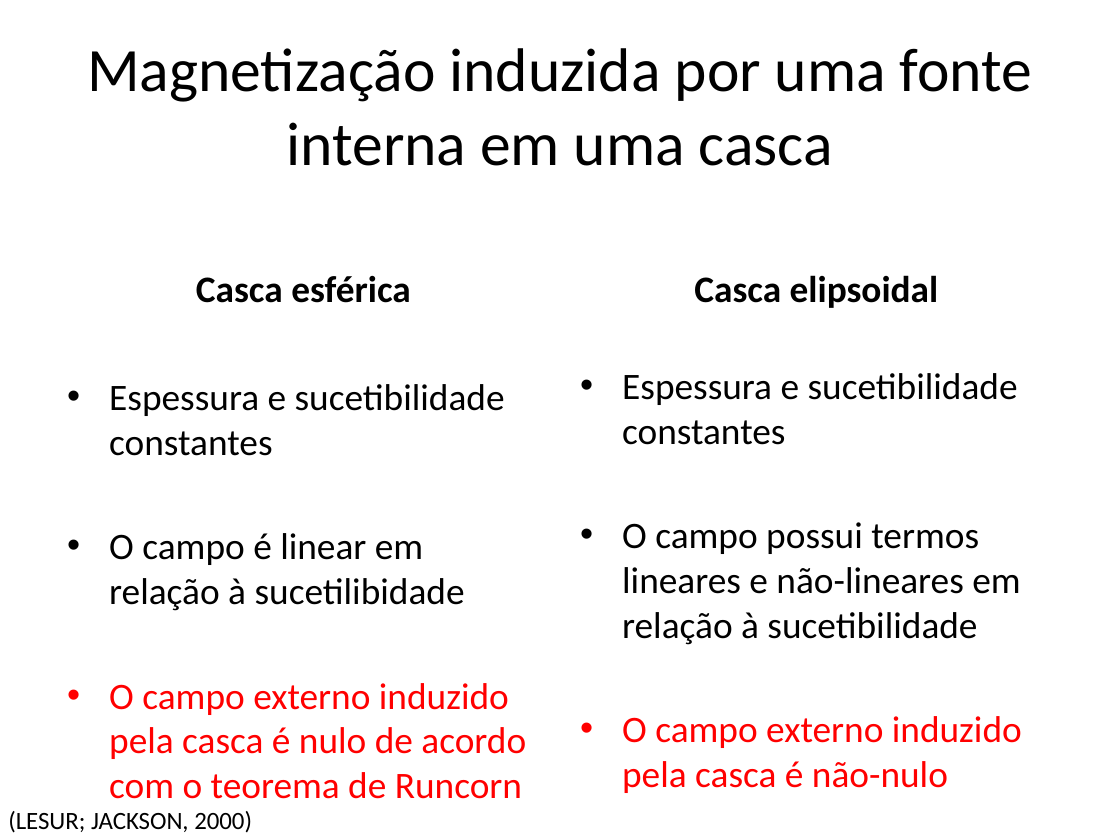
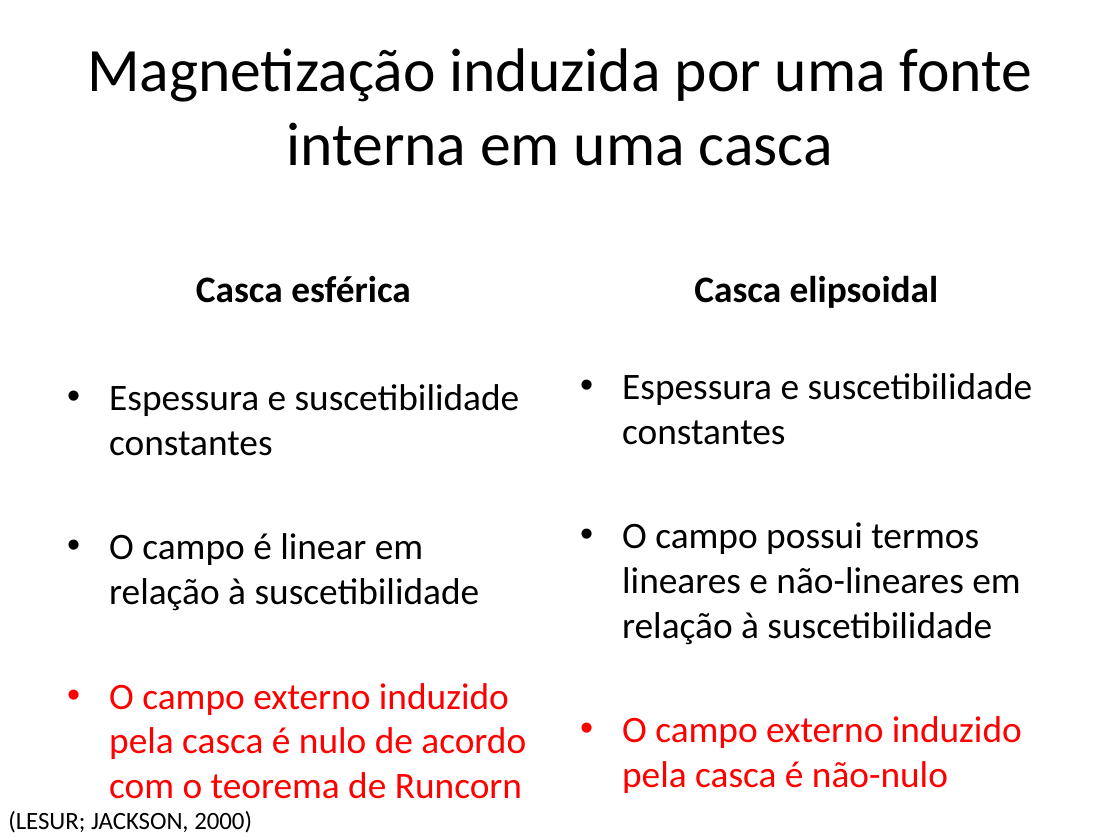
Before and after one commit to birocoles/Disciplina-metodos-potenciais, a slide deck: slide 64 of Aulas/Campo_geomagnetico/aula_campo_geomagnetico.pptx. Drawn at 1120x840 pixels with LibreOffice and Linux fonts; fonts in the diff are those of the drawing. Boxes give left, top, right and bottom in pixels: in the first picture for what was removed or moved away, otherwise in the second. Text is boxed around its words. In the diff, an @@ line names an element or a change of style, - is before the commit and + after.

Commit message:
update na descricao matematica do campo geomagnetico

```diff
--- a/Aulas/Campo_geomagnetico/aula_campo_geomagnetico.pptx
+++ b/Aulas/Campo_geomagnetico/aula_campo_geomagnetico.pptx
@@ text at [109,384,520,611]: text changed @@
-• Espessura e sucetibilidade constantes
-• O campo é linear em relação à sucetilibidade
+• Espessura e suscetibilidade constantes
+• O campo é linear em relação à suscetibilidade
@@ text at [622,373,1033,645]: text changed @@
-• Espessura e sucetibilidade constantes
-• O campo possui termos lineares e não-lineares em relação à sucetibilidade
+• Espessura e suscetibilidade constantes
+• O campo possui termos lineares e não-lineares em relação à suscetibilidade
```
Also in this commit, not shown: 12 other slides changed, 7 slides added, 7 slides removed, 1 other file.
